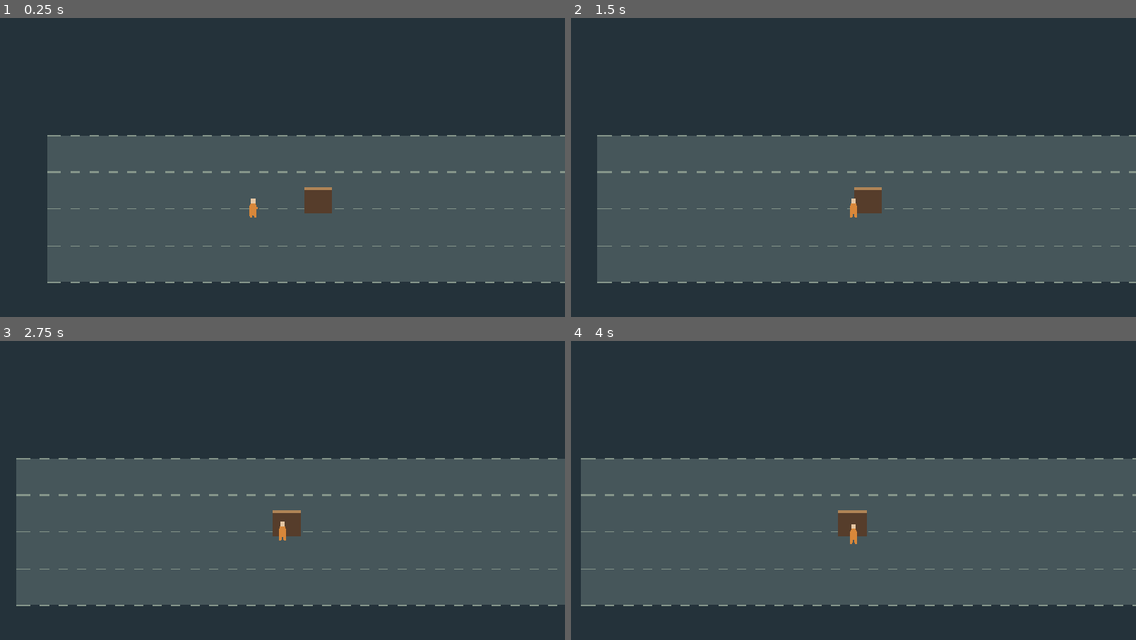
Above: before the commit, frames 1-4 (two rows, left to right).
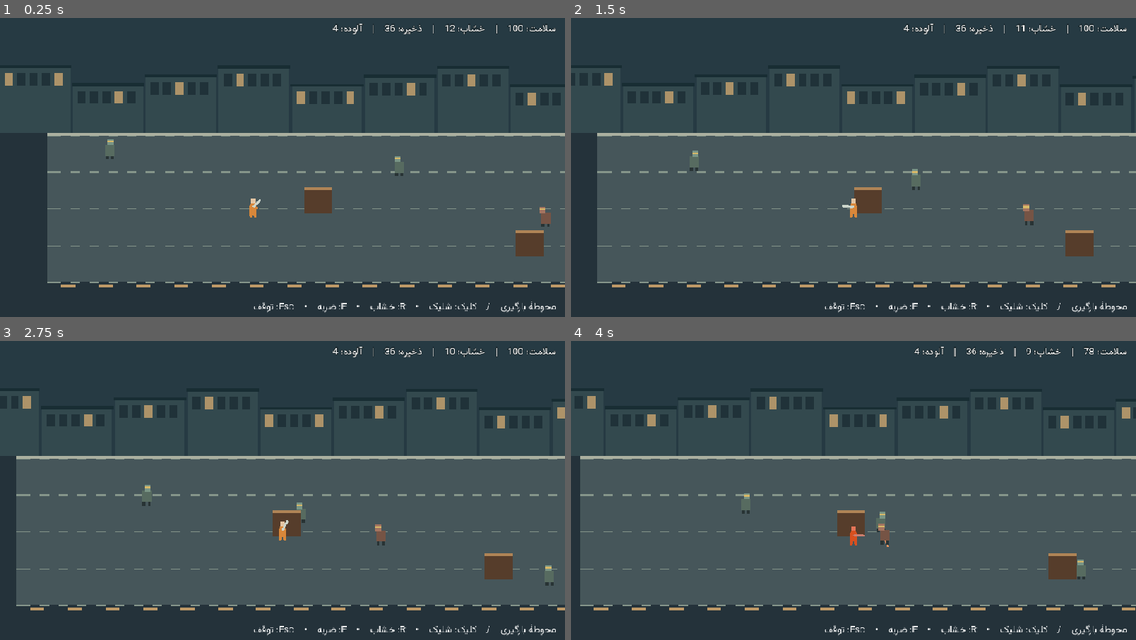
Above: after the commit, the same moments.

Repository: dirakokha/last-haven-game
Game: Godot game, scene res://scenes/combat/Depot.tscn
Two runs of this game, one before a commit and one after it. Both use one fixed random seed, a clock stepped at 60 frames per second and the inputs below. Before the commit the project starts from res://scenes/main/Main.tscn.
Inputs (mouse positions are in pixels of both pictures, inside the frame that each line leads up to):
- Up to frame 1 (0.25 s): no input
- Up to frame 2 (1.5 s): tap Enter (restart, bound only after the commit) at 0.5 s; move the mouse to (977, 161) at 0.52 s; hold D (move_right) 0.53-1.28 s; tap F (bat, bound only after the commit) at 0.6 s; click (977, 161) at 0.8 s; move the mouse to (740, 191) at 1.27 s; hold A (move_left) from 1.28 s (still down); click (740, 191) at 1.35 s
- Up to frame 3 (2.75 s): tap F (bat, bound only after the commit) at 1.55 s; move the mouse to (339, 430) at 2.02 s; release A (move_left) at 2.03 s; hold D (move_right) from 2.03 s (still down); tap W (move_far) at 2.1 s; click (339, 430) at 2.3 s
- Up to frame 4 (4 s): move the mouse to (825, 562) at 2.77 s; tap S (move_near) at 2.85 s; tap F (bat, bound only after the commit) at 3.05 s; move the mouse to (1023, 547) at 3.52 s; release D (move_right) at 3.53 s; hold A (move_left) from 3.53 s (still down); hold Shift (sprint) from 3.53 s (still down); click (1023, 547) at 3.8 s

The runs differ from the first frame. In frame 1, 3.0% of the frame differs, in the area x 0-100%, y 1-99%; in frame 2, 3.0%; in frame 3, 3.1%; in frame 4, 3.5%, in the area x 1-100%, y 1-99%.

Commit message:
Add depot combat encounter with ground-plane pistol and melee collisions
Co-authored-by: arena-agent <297053741+arena-agent@users.noreply.github.com>

Diff:
--- a/project.godot
+++ b/project.godot
@@ -3,7 +3,7 @@
 
 [application]
 config/name="The Last Haven"
-run/main_scene="res://scenes/main/Main.tscn"
+run/main_scene="res://scenes/combat/Depot.tscn"
 config/features=PackedStringArray("4.7", "GL Compatibility")
 
 [display]
@@ -40,3 +40,19 @@
 "deadzone": 0.2,
 "events": [Object(InputEventKey,"physical_keycode":4194305)]
 }
+fire={
+"deadzone": 0.2,
+"events": [Object(InputEventMouseButton,"button_index":1)]
+}
+reload={
+"deadzone": 0.2,
+"events": [Object(InputEventKey,"physical_keycode":82)]
+}
+bat={
+"deadzone": 0.2,
+"events": [Object(InputEventKey,"physical_keycode":70)]
+}
+restart={
+"deadzone": 0.2,
+"events": [Object(InputEventKey,"physical_keycode":4194309)]
+}
--- /dev/null
+++ b/scenes/combat/Depot.tscn
@@ -0,0 +1,44 @@
+[gd_scene load_steps=5 format=3]
+
+[ext_resource type="Script" path="res://scripts/combat/encounter.gd" id="Game"]
+[ext_resource type="PackedScene" path="res://scenes/main/Main.tscn" id="Lane"]
+[ext_resource type="Script" path="res://scripts/combat/depot_art.gd" id="Art"]
+[ext_resource type="FontFile" path="res://assets/fonts/Vazirmatn-Regular.ttf" id="Font"]
+
+[node name="Depot" type="Node2D"]
+script = ExtResource("Game")
+
+[node name="Yard" parent="." instance=ExtResource("Lane")]
+
+[node name="Skyline" type="Node2D" parent="Yard" index="0"]
+script = ExtResource("Art")
+
+[node name="HUD" type="CanvasLayer" parent="."]
+
+[node name="Status" type="Label" parent="HUD"]
+offset_left = 15.0
+offset_top = 6.0
+offset_right = 944.0
+horizontal_alignment = 2
+text_direction = 2
+theme_override_fonts/font = ExtResource("Font")
+theme_override_colors/font_outline_color = Color(0.08,0.12,0.13,1)
+theme_override_constants/outline_size = 4
+
+[node name="Help" type="Label" parent="HUD"]
+offset_right = 944.0
+offset_top = 479.0
+horizontal_alignment = 2
+text_direction = 2
+theme_override_fonts/font = ExtResource("Font")
+text = "محوطهٔ بارگیری    /    کلیک: شلیک    •    R: خشاب    •    F: ضربه    •    Esc: توقف"
+
+[node name="Result" type="Label" parent="HUD"]
+visible = false
+offset_right = 960.0
+offset_top = 203.0
+horizontal_alignment = 1
+text_direction = 2
+theme_override_constants/outline_size = 8
+theme_override_font_sizes/font_size = 32
+theme_override_fonts/font = ExtResource("Font")
--- /dev/null
+++ b/scripts/combat/depot_art.gd
@@ -0,0 +1,16 @@
+extends Node2D
+
+# Original block-art backdrop; only the road between the curbs is traversable.
+func _draw() -> void:
+	draw_rect(Rect2(0,0,1440,196), Color("263a43"))
+	for i in range(12):
+		var x := i * 124
+		var y := 80 + (i * 31) % 46
+		draw_rect(Rect2(x,y,119,196-y), Color("33494e"))
+		draw_rect(Rect2(x-2,y,123,5), Color("182d33"))
+		for j in range(5):
+			var lit := (i+j)%4 == 0
+			draw_rect(Rect2(x+8+j*21,y+14,14,21), Color("ad9369") if lit else Color("203239"))
+	draw_rect(Rect2(80,196,1280,4), Color("abb0a0"))
+	for x in range(104,1360,64):
+		draw_rect(Rect2(x,454,24,4), Color("be9967"))
--- /dev/null
+++ b/scripts/combat/encounter.gd
@@ -0,0 +1,76 @@
+extends Node2D
+
+@onready var yard: Node2D = $Yard
+@onready var actors: Node2D = $Yard/FloorActors
+@onready var player: CharacterBody2D = $Yard/FloorActors/Player
+@onready var hud: Label = $HUD/Status
+var weapon := DepotWeapon.new()
+var health := 100
+var remaining := 0
+var immunity := 0.0
+var finished := false
+var impact := AudioStreamPlayer.new()
+
+func _ready() -> void:
+	Input.set_default_cursor_shape(Input.CURSOR_CROSS)
+	player.add_child(weapon)
+	add_child(impact)
+	impact.stream = preload("res://assets/audio/growl.wav")
+	var second := actors.get_node("CrateFeet").duplicate() as StaticBody2D
+	second.position = Vector2(900,398)
+	actors.add_child(second)
+	spawn(Vector2(690,265), false)
+	spawn(Vector2(950,356), true)
+	spawn(Vector2(1120,435), false)
+	spawn(Vector2(175,235), false)
+
+func spawn(at: Vector2, fast: bool) -> void:
+	var zombie := DepotZombie.new()
+	zombie.target = player
+	zombie.runner = fast
+	zombie.position = at
+	zombie.strikes.connect(take_damage)
+	zombie.fell.connect(enemy_fell)
+	actors.add_child(zombie)
+	zombie.add_to_group("infected")
+	remaining += 1
+
+func take_damage(amount: int) -> void:
+	if finished or immunity > 0:
+		return
+	health = maxi(0, health - amount)
+	immunity = 0.7
+	impact.play()
+	if health == 0:
+		finish(false)
+
+func enemy_fell() -> void:
+	remaining -= 1
+	if remaining == 0 and not finished:
+		finish(true)
+
+func finish(won: bool) -> void:
+	finished = true
+	update_hud()
+	$HUD/Result.text = ("محوطه امن شد" if won else "سقوط کردی") + "\nشروع دوباره: Enter"
+	$HUD/Result.show()
+	# Freeze only the yard. The restart handler stays alive.
+	yard.process_mode = Node.PROCESS_MODE_DISABLED
+	$Yard/Pause.process_mode = Node.PROCESS_MODE_DISABLED
+
+func _process(delta: float) -> void:
+	if finished:
+		if Input.is_action_just_pressed("restart"):
+			get_tree().reload_current_scene()
+		return
+	immunity = maxf(0, immunity - delta)
+	player.modulate = Color("ff978a") if immunity > 0 else Color.WHITE
+	update_hud()
+
+func update_hud() -> void:
+	hud.text = "سلامت: %d    |    خشاب: %d    |    ذخیره: %d    |    آلوده: %d" % [health, weapon.magazine, weapon.reserve, remaining]
+	if weapon.reload_left > 0:
+		hud.text += "    •    تعویض خشاب…"
+
+func _exit_tree() -> void:
+	Input.set_default_cursor_shape(Input.CURSOR_ARROW)
--- /dev/null
+++ b/scripts/combat/weapon.gd
@@ -0,0 +1,93 @@
+class_name DepotWeapon
+extends Node2D
+
+@export var capacity := 12
+@export var reserve := 36
+@export var bullet_damage := 24
+var magazine: int
+var reload_left := 0.0
+var cooldown := 0.0
+var flash := 0.0
+var swing := 0.0
+var aim := Vector2.RIGHT
+var trace_end := Vector2.ZERO
+const LIFT := Vector2(0, -18)
+const SHOT := preload("res://assets/audio/shot.wav")
+const RACK := preload("res://assets/audio/rack.wav")
+const IMPACT := preload("res://assets/audio/impact.wav")
+var sound := AudioStreamPlayer.new()
+
+func _ready() -> void:
+	magazine = capacity
+	add_child(sound)
+
+func _physics_process(delta: float) -> void:
+	var offset := get_local_mouse_position() - LIFT
+	if offset.length_squared() > 1:
+		aim = offset.normalized()
+	cooldown = maxf(0, cooldown - delta)
+	flash = maxf(0, flash - delta)
+	swing = maxf(0, swing - delta)
+	if reload_left > 0:
+		reload_left -= delta
+		if reload_left <= 0:
+			var rounds := mini(capacity - magazine, reserve)
+			magazine += rounds
+			reserve -= rounds
+	elif cooldown <= 0:
+		if Input.is_action_just_pressed("reload") and magazine < capacity and reserve > 0:
+			reload_left = 1.15
+			play_sound(RACK)
+		elif Input.is_action_just_pressed("bat"):
+			bat()
+		elif Input.is_action_just_pressed("fire") and magazine > 0:
+			shoot()
+	queue_redraw()
+
+# Cast in ground coordinates; the visual muzzle and tracer are lifted equally.
+func cast(start: Vector2, finish: Vector2) -> Dictionary:
+	var query := PhysicsRayQueryParameters2D.create(start, finish)
+	query.exclude = [(get_parent() as CharacterBody2D).get_rid()]
+	return get_world_2d().direct_space_state.intersect_ray(query)
+
+func shoot() -> void:
+	magazine -= 1
+	cooldown = 0.23
+	flash = 0.08
+	var muzzle := global_position + aim * 19
+	var end := muzzle + aim * 700
+	var hit := cast(global_position, muzzle)
+	if hit.is_empty():
+		hit = cast(muzzle, end)
+	if not hit.is_empty():
+		end = hit.position
+		if hit.collider is DepotZombie:
+			hit.collider.hurt(bullet_damage, aim * 65)
+	trace_end = end - global_position + LIFT
+	play_sound(SHOT)
+
+func bat() -> void:
+	cooldown = 0.52
+	swing = 0.19
+	for node in get_tree().get_nodes_in_group("infected"):
+		var enemy := node as DepotZombie
+		var gap := enemy.global_position - global_position
+		if gap.length() <= 53 and gap.normalized().dot(aim) > 0.45:
+			var hit := cast(global_position, enemy.global_position)
+			if hit.get("collider") == enemy:
+				enemy.hurt(31, gap.normalized() * 220)
+				play_sound(IMPACT)
+
+func play_sound(clip: AudioStream) -> void:
+	sound.stream = clip
+	sound.play()
+
+func _draw() -> void:
+	var muzzle := LIFT + aim * 19
+	draw_line(LIFT, muzzle - aim * (3 if flash > 0 else 0), Color("ccd5cb"), 4)
+	if flash > 0:
+		draw_line(muzzle, trace_end, Color(1,0.82,0.5,0.48), 1)
+		draw_circle(muzzle, 5, Color("ffcf82"))
+	if swing > 0:
+		var angle := aim.angle() + lerpf(1,-1,swing/0.19)
+		draw_line(LIFT, LIFT + Vector2.from_angle(angle)*43, Color("d7a872"), 5)
--- /dev/null
+++ b/scripts/combat/zombie.gd
@@ -0,0 +1,83 @@
+class_name DepotZombie
+extends CharacterBody2D
+
+signal strikes(amount: int)
+signal fell
+
+enum State { FOLLOW, WARN, LUNGE, REST }
+@export var runner := false
+var target: CharacterBody2D
+var hp: int
+var state := State.FOLLOW
+var timer := 0.0
+var heading := Vector2.RIGHT
+var shove := Vector2.ZERO
+var flash := 0.0
+var delivered := false
+
+func _ready() -> void:
+	hp = 45 if runner else 65
+	motion_mode = MOTION_MODE_FLOATING
+	var footprint := CollisionShape2D.new()
+	var circle := CircleShape2D.new()
+	circle.radius = 8
+	footprint.shape = circle
+	add_child(footprint)
+
+func hurt(amount: int, push: Vector2) -> void:
+	if hp <= 0:
+		return
+	hp -= amount
+	flash = 0.14
+	shove = push
+	if hp <= 0:
+		fell.emit()
+		queue_free()
+
+func _physics_process(delta: float) -> void:
+	if hp <= 0:
+		return
+	var gap := target.global_position - global_position
+	timer -= delta
+	flash = maxf(0, flash - delta)
+	velocity = Vector2.ZERO
+	match state:
+		State.FOLLOW:
+			heading = gap.normalized()
+			velocity = heading * (91 if runner else 49)
+			if gap.length() < (98 if runner else 28):
+				state = State.WARN
+				timer = 0.48 if runner else 0.58
+				delivered = false
+		State.WARN:
+			if timer <= 0:
+				state = State.LUNGE
+				timer = 0.33 if runner else 0.16
+		State.LUNGE:
+			velocity = heading * (310 if runner else 46)
+			if not delivered and gap.length() < 31 and gap.normalized().dot(heading) > 0:
+				delivered = true
+				strikes.emit(22 if runner else 15)
+			if timer <= 0:
+				state = State.REST
+				timer = 1.15 if runner else 0.78
+		State.REST:
+			if timer <= 0:
+				state = State.FOLLOW
+	velocity += shove
+	shove = shove.move_toward(Vector2.ZERO, 700 * delta)
+	move_and_slide()
+	queue_redraw()
+
+func _draw() -> void:
+	var tint := Color("a47460") if runner else Color("799586")
+	if flash > 0:
+		tint = Color.WHITE
+	var lean := signf(heading.x) * (5 if runner else 2)
+	draw_rect(Rect2(-7,-7,5,8), Color("283334"))
+	draw_rect(Rect2(2,-7,5,8), Color("283334"))
+	draw_rect(Rect2(-8,-24,16,19), tint.darkened(0.28))
+	draw_rect(Rect2(lean-5,-34,10,11), tint)
+	draw_rect(Rect2(lean-5,-31,10,3), Color("d7b868"))
+	if state == State.WARN:
+		draw_line(Vector2.ZERO, heading * (90 if runner else 28), Color("ff965d"), 2)
Not shown, added: assets/audio/growl.wav
Not shown, added: assets/audio/impact.wav
Not shown, added: assets/audio/rack.wav
Not shown, added: assets/audio/shot.wav
Not shown, changed: docs/ASSET_LICENSES.md
Not shown, added: docs/PHASE2_CHECKLIST.md
